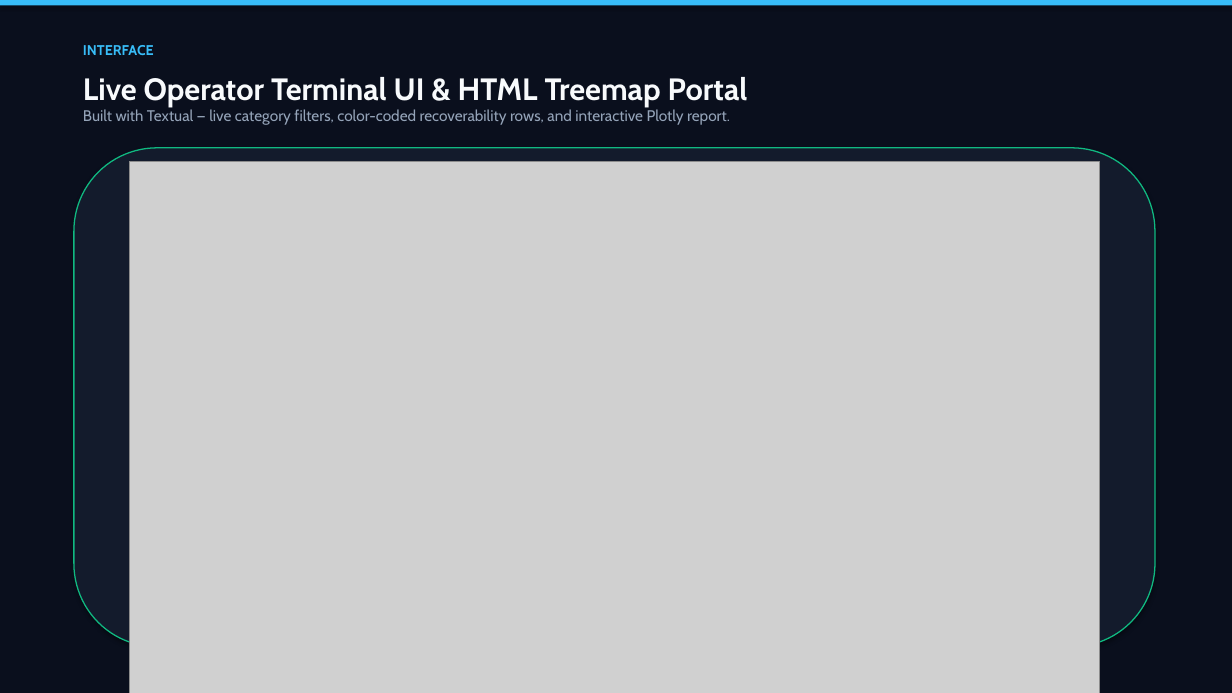
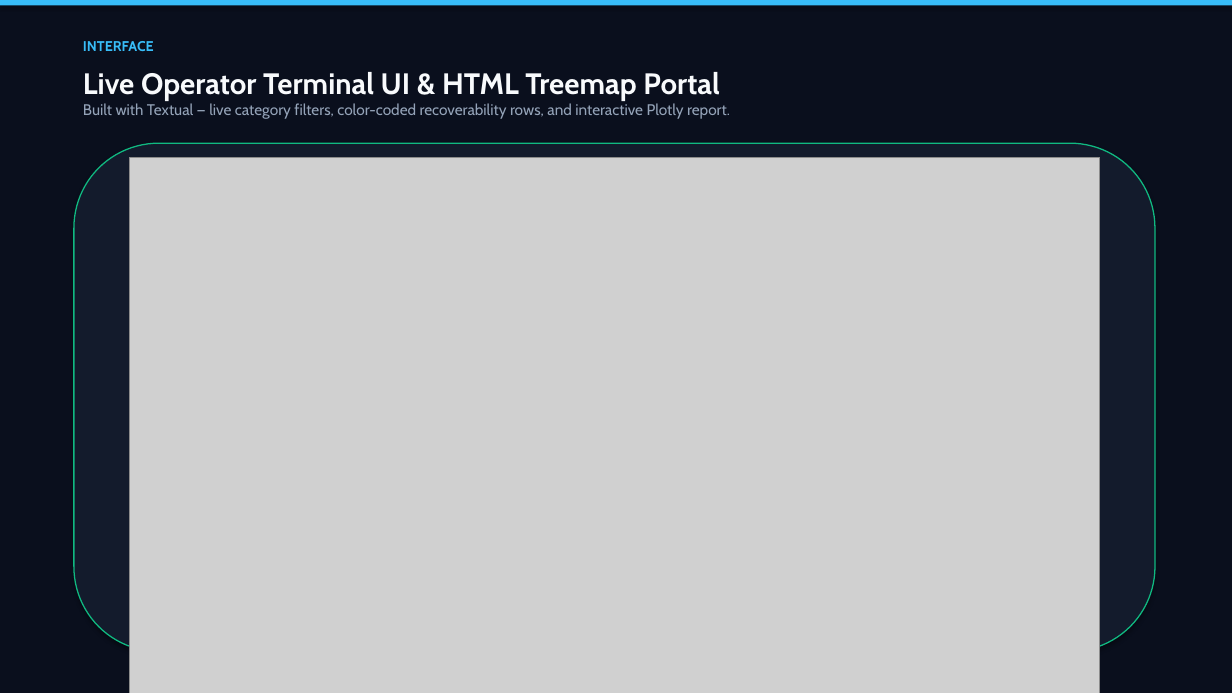
Before and after one commit to basithladdu/sanchay, a slide deck: slide 6 of docs/SANCHAY.pptx. Drawn at 1232x693 pixels with LibreOffice and Linux fonts; fonts in the diff are those of the drawing; grey boxes stand for pictures. Boxes give left, top, right and bottom in pixels: in the first picture for what was removed or moved away, otherwise in the second. Text is boxed around its words. In the diff, an @@ line names an element or a change of style, - is before the commit and + after.

```diff
--- a/docs/SANCHAY.pptx
+++ b/docs/SANCHAY.pptx
@@ text "INTERFACE": place and size @@
-text "INTERFACE" at (83, 45, 154, 55)
+text "INTERFACE" at (83, 41, 154, 51)
@@ text at (83, 72, 720, 101): size 24 to 23 pt in "Live Operator Terminal UI & HTML Treemap ..." @@
@@ rounded rectangle: place and size @@
-rounded rectangle at (74, 148, 1155, 647)
+rounded rectangle at (74, 143, 1155, 652)
@@ picture: place and size @@
-picture at (129, 162, 1100, 693)
+picture at (129, 157, 1100, 693)
```
Also in this commit, not shown: 6 other slides changed.
